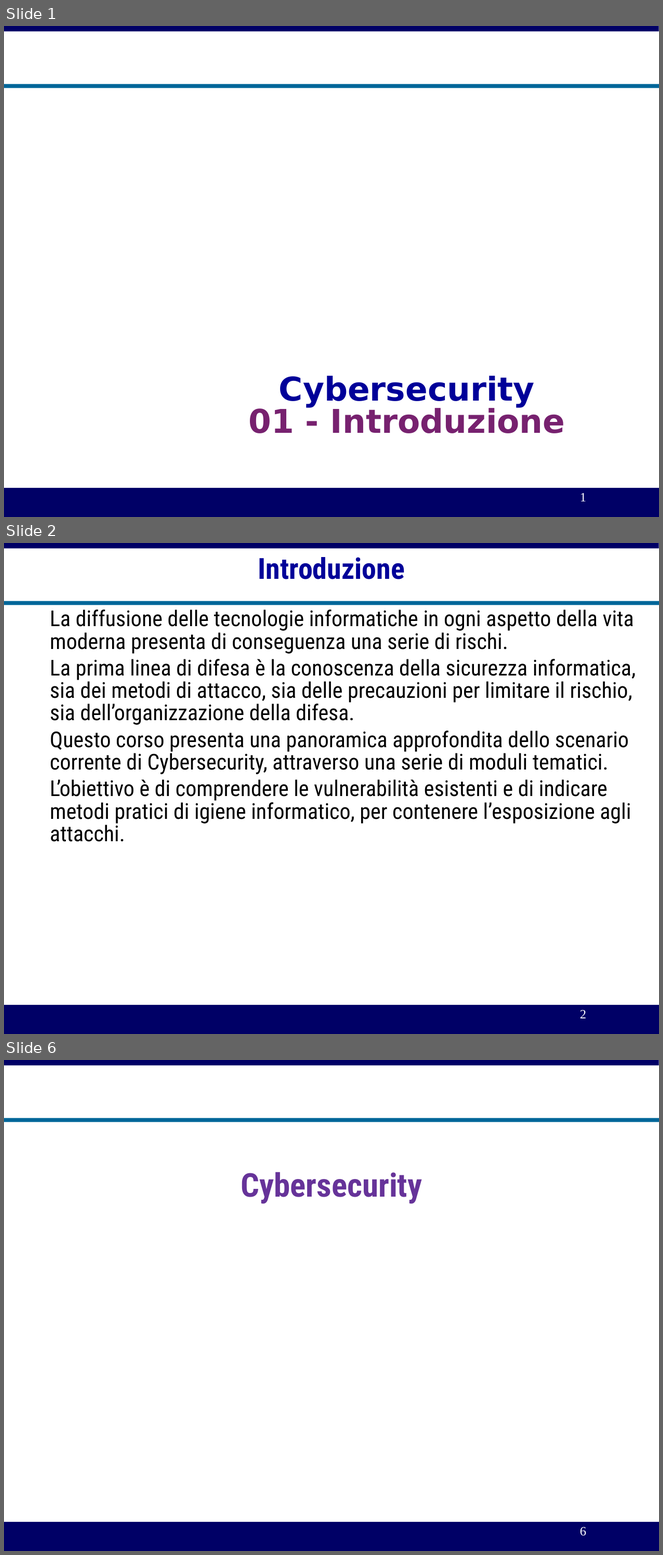
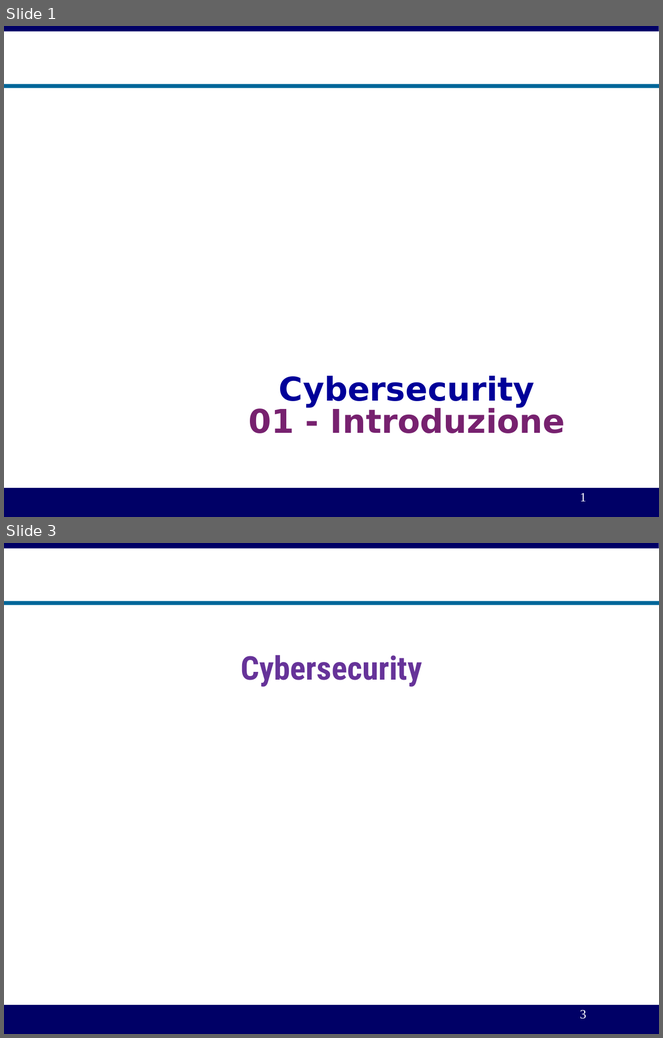
Before and after one commit to michelesimioli/cybersecurity_book, a slide deck: gitbook/slides/01intro.odp. Shown one above the other, each under a label of ours: slides 1, 2 and 6 before the commit, slides 1 and 3 after it; the slides between them are not shown. The pictures are 663x1555 and 663x1038 pixels, drawn with LibreOffice and Linux fonts; fonts in the diff are those of the drawing. Boxes give left, top, right and bottom in pixels: in the first picture for what was removed or moved away, otherwise in the second. Text is boxed around its words. In the diff, an @@ line names an element or a change of style, - is before the commit and + after.

Commit message:
Modifiche prima di pubblicazione

```diff
--- a/gitbook/slides/01intro.odp
+++ b/gitbook/slides/01intro.odp
@@ slide 2 removed at [4, 543, 659, 1034], background #FFFFFF; not listed: 4 template elements that a slide beside it also shows @@
@@ title removed at [258, 557, 405, 579] @@
-Introduzione
@@ text removed at [50, 610, 636, 842] @@
-        La diffusione delle tecnologie informatiche in ogni aspetto della vita moderna presenta di conseguenza una serie di rischi.
-        La prima linea di difesa è la conoscenza della sicurezza informatica, sia dei metodi di attacco, sia delle precauzioni per limitare il rischio, sia dell’organizzazione della difesa.
-        Questo corso presenta una panoramica approfondita dello scenario corrente di Cybersecurity, attraverso una serie di moduli tematici.
-        L’obiettivo è di comprendere le vulnerabilità esistenti e di indicare metodi pratici di igiene informatico, per contenere l’esposizione agli attacchi.
@@ what was slide 6 is now slide 3 @@
@@ page number at [580, 1010, 586, 1019]: text changed @@
-6
+3
```
Also in this commit, not shown: 5 slides changed, 10 slides added, 7 other slides removed, 8 other files.
